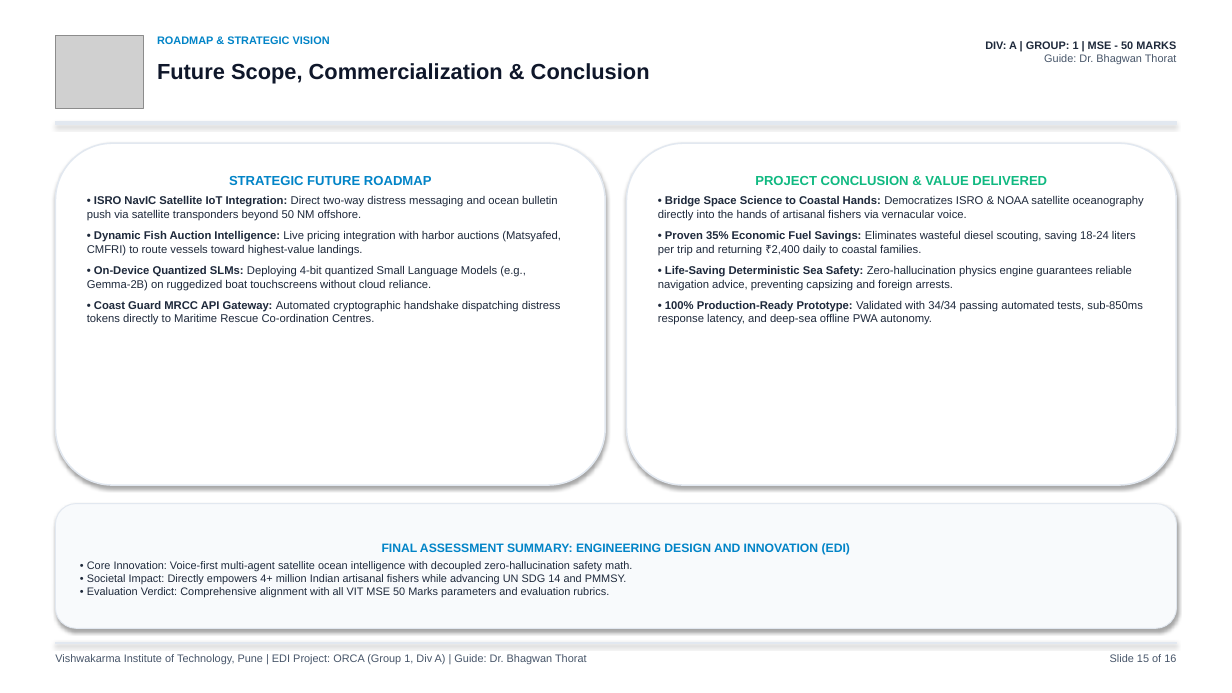
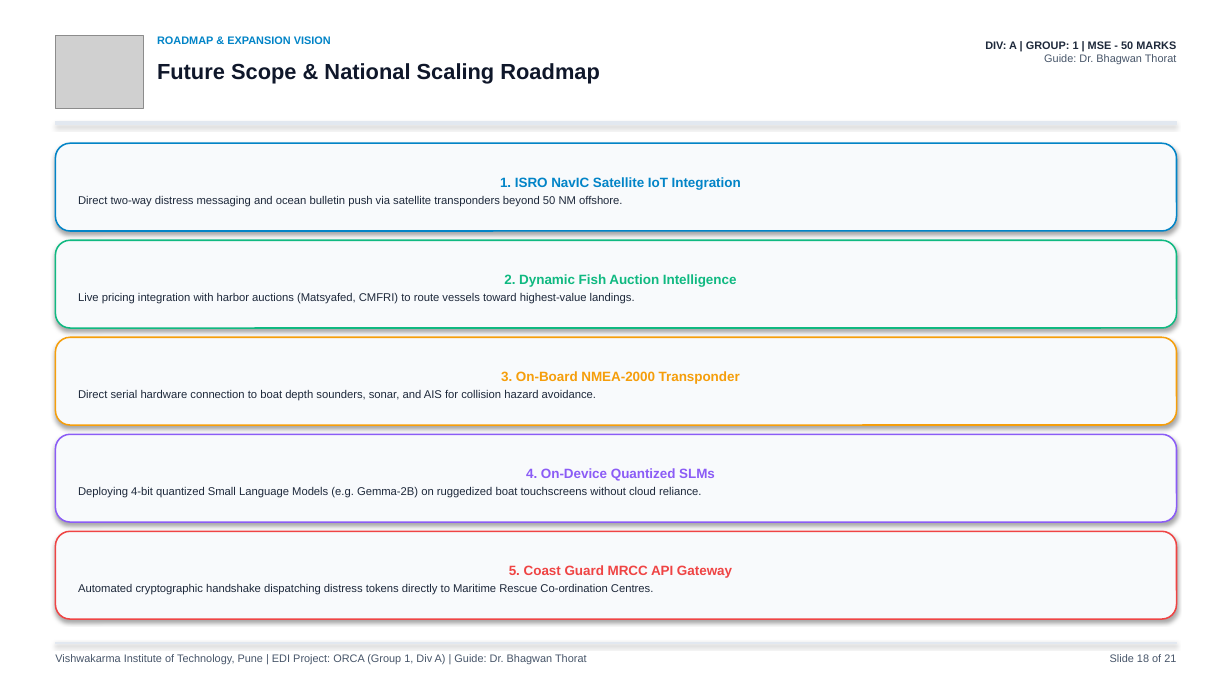
Before and after one commit to akash20065ray-sys/ORCA, a slide deck: slide 18 of ORCA_VIT_EDI_Presentation.pptx (slide 15 before the commit). Drawn at 1232x693 pixels with LibreOffice and Linux fonts; fonts in the diff are those of the drawing; grey boxes stand for pictures. Boxes give left, top, right and bottom in pixels: in the first picture for what was removed or moved away, otherwise in the second. Text is boxed around its words. In the diff, an @@ line names an element or a change of style, - is before the commit and + after.

```diff
--- a/ORCA_VIT_EDI_Presentation.pptx
+++ b/ORCA_VIT_EDI_Presentation.pptx
@@ text at (157, 36, 331, 44): text changed @@
-ROADMAP & STRATEGIC VISION
+ROADMAP & EXPANSION VISION
@@ text at (157, 63, 600, 83): text changed @@
-Future Scope, Commercialization & Conclusion
+Future Scope & National Scaling Roadmap
@@ rounded rectangle removed at (55, 143, 605, 485) @@
-STRATEGIC FUTURE ROADMAP
-• ISRO NavIC Satellite IoT Integration: Direct two-way distress messaging and ocean bulletin push via satellite transponders beyond 50 NM offshore.
-• Dynamic Fish Auction Intelligence: Live pricing integration with harbor auctions (Matsyafed, CMFRI) to route vessels toward highest-value landings.
-• On-Device Quantized SLMs: Deploying 4-bit quantized Small Language Models (e.g., Gemma-2B) on ruggedized boat touchscreens without cloud reliance.
-• Coast Guard MRCC API Gateway: Automated cryptographic handshake dispatching distress tokens directly to Maritime Rescue Co-ordination Centres.
@@ rounded rectangle added at (55, 143, 1177, 231), fill #F8FAFC, outline #0284C7 1.2 pt, 8.8 pt, text #1E293B @@
+1. ISRO NavIC Satellite IoT Integration
+Direct two-way distress messaging and ocean bulletin push via satellite transponders beyond 50 NM offshore.
@@ rounded rectangle removed at (627, 143, 1177, 485) @@
-PROJECT CONCLUSION & VALUE DELIVERED
-• Bridge Space Science to Coastal Hands: Democratizes ISRO & NOAA satellite oceanography directly into the hands of artisanal fishers via vernacular voice.
-• Proven 35% Economic Fuel Savings: Eliminates wasteful diesel scouting, saving 18-24 liters per trip and returning ₹2,400 daily to coastal families.
-• Life-Saving Deterministic Sea Safety: Zero-hallucination physics engine guarantees reliable navigation advice, preventing capsizing and foreign arrests.
-• 100% Production-Ready Prototype: Validated with 34/34 passing automated tests, sub-850ms response latency, and deep-sea offline PWA autonomy.
@@ rounded rectangle added at (55, 240, 1177, 328), fill #F8FAFC, outline #10B981 1.2 pt, 8.8 pt, text #1E293B @@
+2. Dynamic Fish Auction Intelligence
+Live pricing integration with harbor auctions (Matsyafed, CMFRI) to route vessels toward highest-value landings.
@@ rounded rectangle added at (55, 337, 1177, 425), fill #F8FAFC, outline #F59E0B 1.2 pt, 8.8 pt, text #1E293B @@
+3. On-Board NMEA-2000 Transponder
+Direct serial hardware connection to boat depth sounders, sonar, and AIS for collision hazard avoidance.
@@ rounded rectangle added at (55, 434, 1177, 522), fill #F8FAFC, outline #8B5CF6 1.2 pt, 8.8 pt, text #1E293B @@
+4. On-Device Quantized SLMs
+Deploying 4-bit quantized Small Language Models (e.g. Gemma-2B) on ruggedized boat touchscreens without cloud reliance.
@@ rounded rectangle removed at (55, 504, 1177, 628) @@
-FINAL ASSESSMENT SUMMARY: ENGINEERING DESIGN AND INNOVATION (EDI)
-• Core Innovation: Voice-first multi-agent satellite ocean intelligence with decoupled zero-hallucination safety math.
-• Societal Impact: Directly empowers 4+ million Indian artisanal fishers while advancing UN SDG 14 and PMMSY.
-• Evaluation Verdict: Comprehensive alignment with all VIT MSE 50 Marks parameters and evaluation rubrics.
@@ rounded rectangle added at (55, 531, 1177, 619), fill #F8FAFC, outline #EF4444 1.2 pt, 8.8 pt, text #1E293B @@
+5. Coast Guard MRCC API Gateway
+Automated cryptographic handshake dispatching distress tokens directly to Maritime Rescue Co-ordination Centres.
@@ text at (1110, 654, 1176, 662): text changed @@
-Slide 15 of 16
+Slide 18 of 21
```
Also in this commit, not shown: 12 other slides changed, 8 slides added, 3 slides removed, 3 other files.
